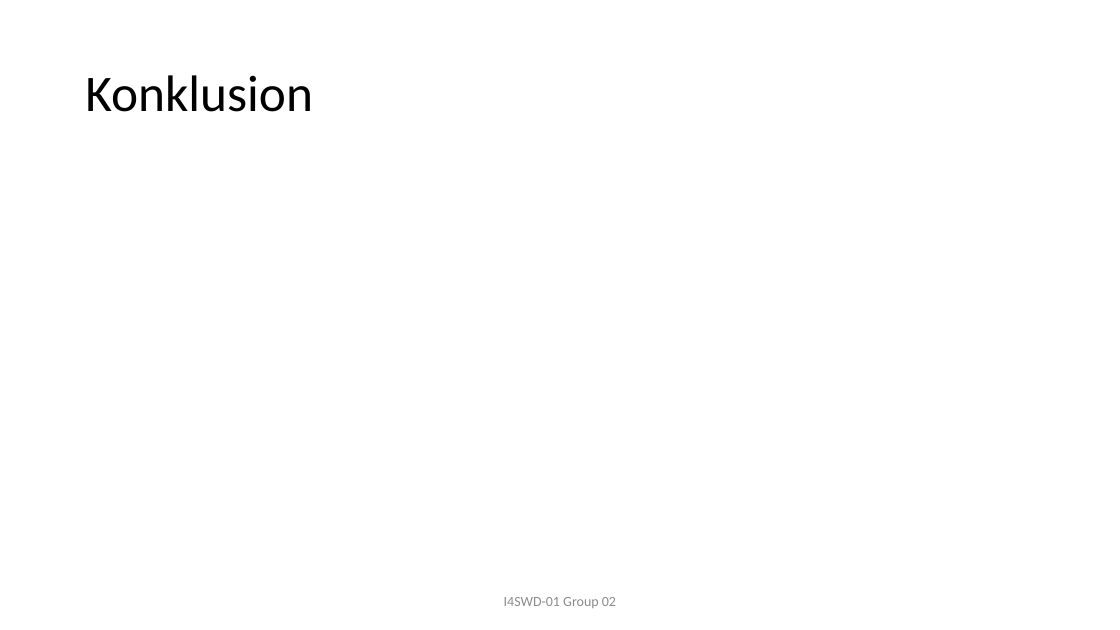
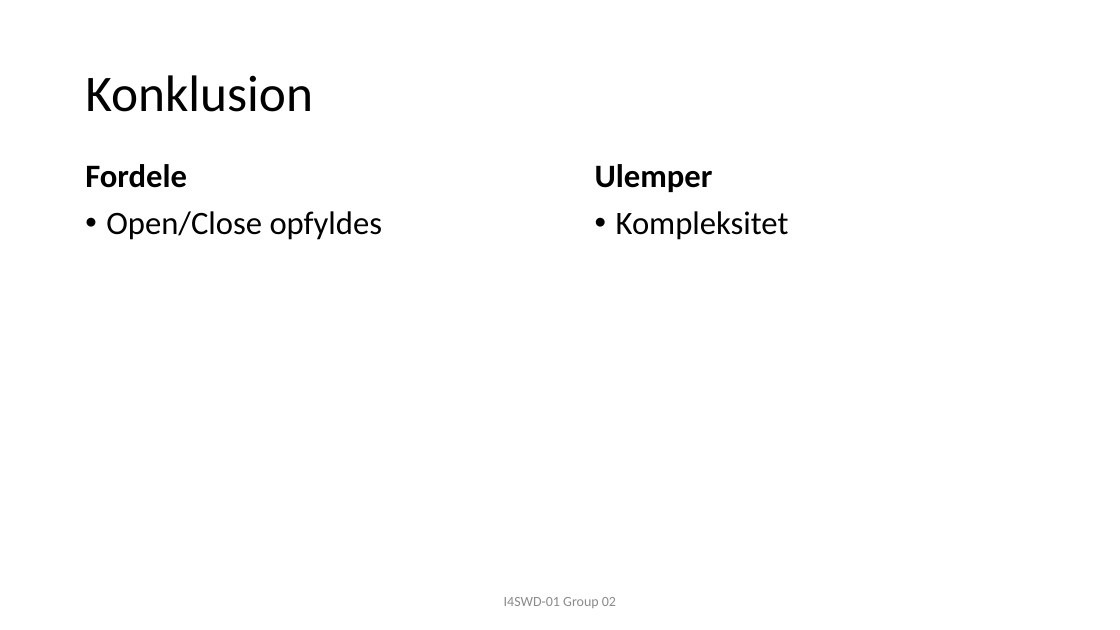
Before and after one commit to JonasRasborg/SWD, a slide deck: slide 7 of F17-I4SWD-AfsluttendeOpgaveGruppe02-Mediator-presenstation.pptx. Drawn at 1120x630 pixels with LibreOffice and Linux fonts; fonts in the diff are those of the drawing. Boxes give left, top, right and bottom in pixels: in the first picture for what was removed or moved away, otherwise in the second. Text is boxed around its words. In the diff, an @@ line names an element or a change of style, - is before the commit and + after.

```diff
--- a/F17-I4SWD-AfsluttendeOpgaveGruppe02-Mediator-presenstation.pptx
+++ b/F17-I4SWD-AfsluttendeOpgaveGruppe02-Mediator-presenstation.pptx
@@ text added at box(85, 164, 383, 240), 28 pt, text #000000 @@
+Fordele
+• Open/Close opfyldes
@@ text added at box(595, 164, 789, 240), 28 pt, text #000000 @@
+Ulemper
+• Kompleksitet
```
Also in this commit, not shown: 1 other slide changed.
